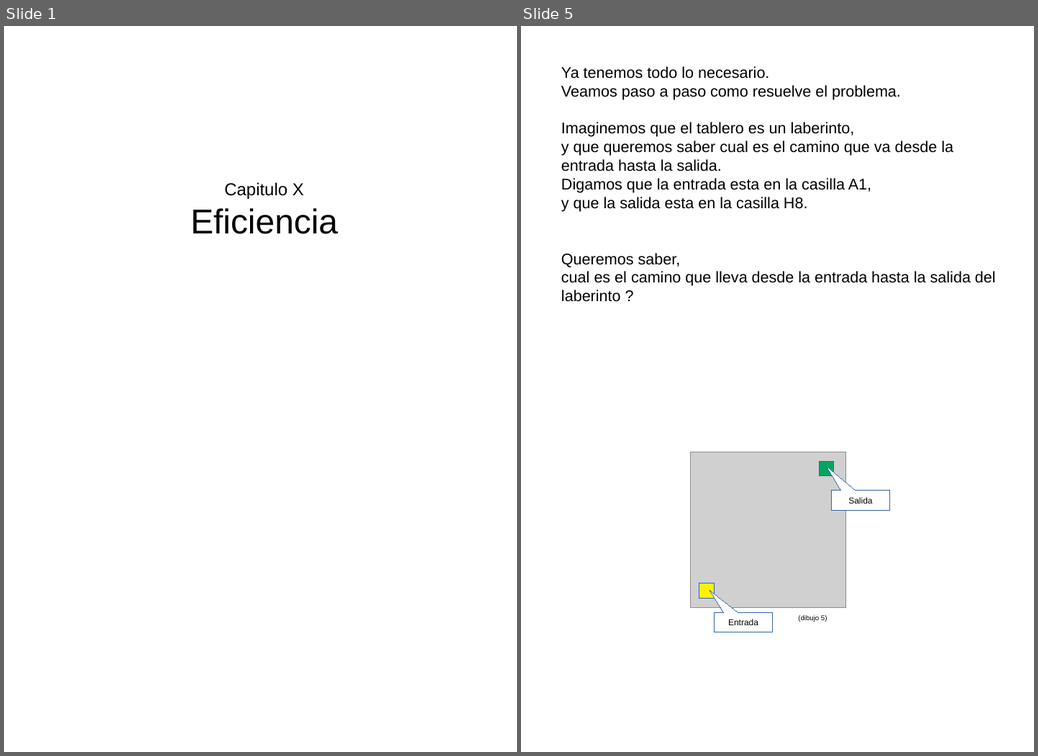
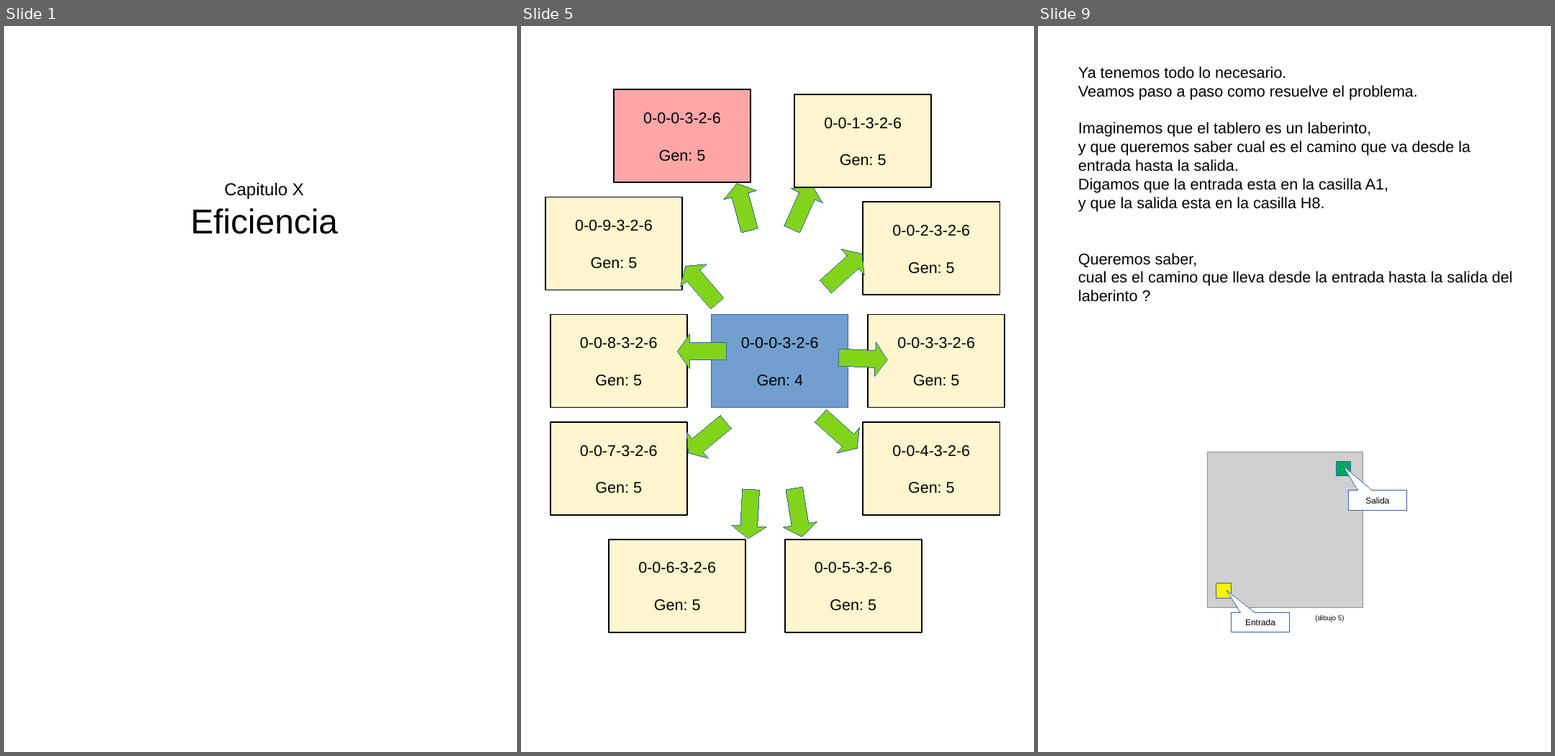
Before and after one commit to fabhrius/La-Cosa, a slide deck: capitulos/Otros ejemplos de resolucion de problemas/combinacion eficiencia.odp. Shown side by side, each under a label of ours: slides 1 and 5 before the commit, slides 1, 5 and 9 after it; the slides between them are not shown. The pictures are 1038x756 and 1555x756 pixels, drawn with LibreOffice and Linux fonts; fonts in the diff are those of the drawing; grey boxes stand for pictures. Boxes give left, top, right and bottom in pixels: in the first picture for what was removed or moved away, otherwise in the second. Text is boxed around its words. In the diff, an @@ line names an element or a change of style, - is before the commit and + after.

```diff
--- a/capitulos/Otros ejemplos de resolucion de problemas/combinacion eficiencia.odp
+++ b/capitulos/Otros ejemplos de resolucion de problemas/combinacion eficiencia.odp
@@ slide 5 added at (x1=521, y1=26, x2=1034, y2=752), background #FFFFFF @@
@@ rectangle added at (x1=614, y1=89, x2=751, y2=182), fill #FFA6A6, outline #000000 1.5 pt, 18 pt, text #000000 @@
+0-0-0-3-2-6
+Gen: 5
@@ rectangle added at (x1=795, y1=94, x2=931, y2=187), fill #FFF5CE, outline #000000 1.5 pt, 18 pt, text #000000 @@
+0-0-1-3-2-6
+Gen: 5
@@ rectangle added at (x1=545, y1=197, x2=682, y2=290), fill #FFF5CE, outline #000000 1.5 pt, 18 pt, text #000000 @@
+0-0-9-3-2-6
+Gen: 5
@@ up arrow added at (x1=720, y1=179, x2=767, y2=235), fill #81D41A, outline #3465A4 0 pt @@
@@ up arrow added at (x1=777, y1=178, x2=828, y2=236), fill #81D41A, outline #3465A4 0 pt @@
@@ rectangle added at (x1=863, y1=202, x2=1000, y2=295), fill #FFF5CE, outline #000000 1.5 pt, 18 pt, text #000000 @@
+0-0-2-3-2-6
+Gen: 5
@@ up arrow added at (x1=815, y1=241, x2=874, y2=300), fill #81D41A, outline #3465A4 0 pt @@
@@ up arrow added at (x1=672, y1=255, x2=731, y2=314), fill #81D41A, outline #3465A4 0 pt @@
@@ rectangle added at (x1=551, y1=315, x2=687, y2=408), fill #FFF5CE, outline #000000 1.5 pt, 18 pt, text #000000 @@
+0-0-8-3-2-6
+Gen: 5
@@ rectangle added at (x1=712, y1=315, x2=848, y2=408), fill #729FCF, outline #3465A4 0 pt, 18 pt, text #000000 @@
+0-0-0-3-2-6
+Gen: 4
@@ rectangle added at (x1=868, y1=315, x2=1005, y2=408), fill #FFF5CE, outline #000000 1.5 pt, 18 pt, text #000000 @@
+0-0-3-3-2-6
+Gen: 5
@@ up arrow added at (x1=677, y1=333, x2=726, y2=368), fill #81D41A, outline #3465A4 0 pt @@
@@ up arrow added at (x1=838, y1=340, x2=889, y2=377), fill #81D41A, outline #3465A4 0 pt @@
@@ up arrow added at (x1=677, y1=408, x2=737, y2=466), fill #81D41A, outline #3465A4 0 pt @@
@@ up arrow added at (x1=810, y1=403, x2=869, y2=462), fill #81D41A, outline #3465A4 0 pt @@
@@ rectangle added at (x1=551, y1=422, x2=687, y2=515), fill #FFF5CE, outline #000000 1.5 pt, 18 pt, text #000000 @@
+0-0-7-3-2-6
+Gen: 5
@@ rectangle added at (x1=863, y1=422, x2=1000, y2=515), fill #FFF5CE, outline #000000 1.5 pt, 18 pt, text #000000 @@
+0-0-4-3-2-6
+Gen: 5
@@ up arrow added at (x1=731, y1=489, x2=768, y2=539), fill #81D41A, outline #3465A4 0 pt @@
@@ up arrow added at (x1=777, y1=485, x2=819, y2=539), fill #81D41A, outline #3465A4 0 pt @@
@@ rectangle added at (x1=609, y1=539, x2=746, y2=632), fill #FFF5CE, outline #000000 1.5 pt, 18 pt, text #000000 @@
+0-0-6-3-2-6
+Gen: 5
@@ rectangle added at (x1=785, y1=539, x2=921, y2=632), fill #FFF5CE, outline #000000 1.5 pt, 18 pt, text #000000 @@
+0-0-5-3-2-6
+Gen: 5
@@ what was slide 5 is now slide 9 @@
```
Also in this commit, not shown: 2 slides changed, 3 other slides added, 6 other files.
